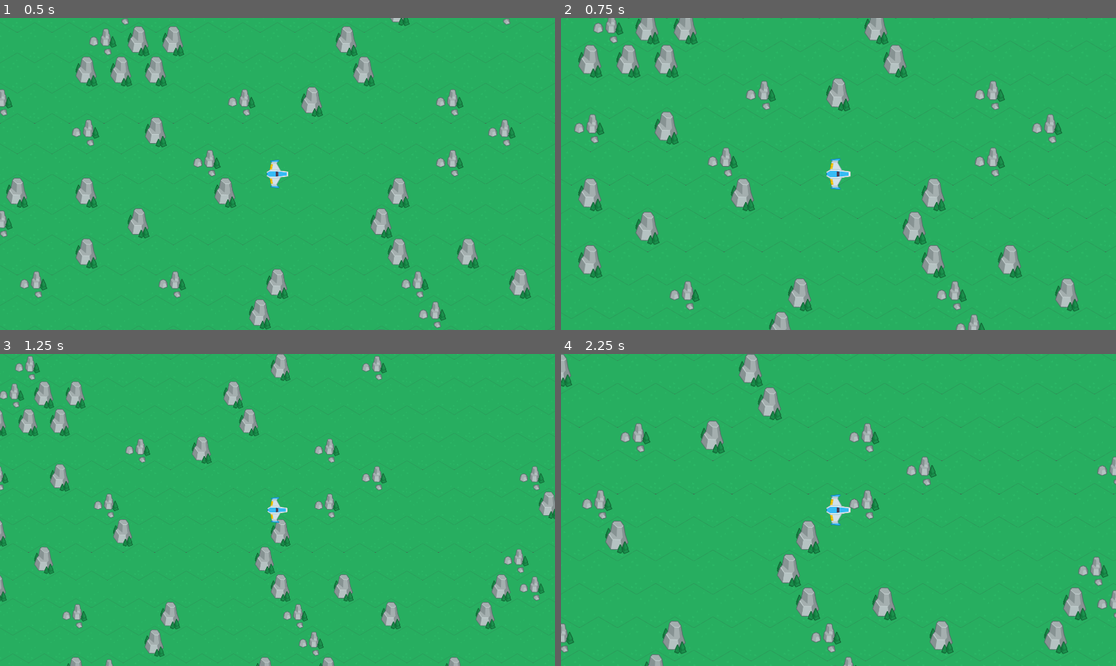
Above: before the commit, frames 1-4 (two rows, left to right).
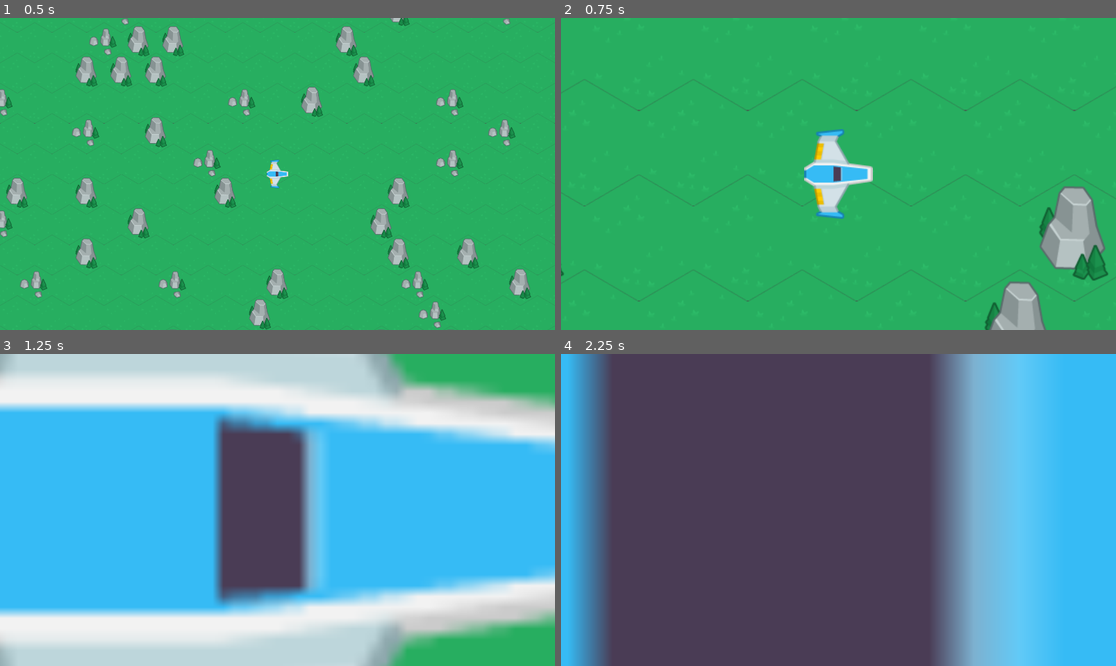
Above: after the commit, the same moments.

Repository: marleeeeeey/turret_commander
Game: Godot game, scene res://this/main.tscn
Two runs of this game, one before a commit and one after it. Both use one fixed random seed, a clock stepped at 60 frames per second and the inputs below.
Inputs (mouse positions are in pixels of both pictures, inside the frame that each line leads up to):
- Up to frame 1 (0.5 s): no input
- Up to frame 2 (0.75 s): tap Enter at 0.5 s; move the mouse to (960, 158) at 0.52 s; hold D (move_right) from 0.53 s (still down); hold Mouse wheel up (zoom_in, bound only after the commit) from 0.53 s (still down); click (960, 158) at 0.67 s
- Up to frame 3 (1.25 s): keep holding D (move_right); keep holding Mouse wheel up (zoom_in, bound only after the commit); tap Mouse wheel down (zoom_out, bound only after the commit) at 0.8 s
- Up to frame 4 (2.25 s): move the mouse to (727, 525) at 1.27 s; release D (move_right) at 1.28 s; release Mouse wheel up (zoom_in, bound only after the commit) at 1.28 s; hold S (move_down) 1.28-2.03 s; tap Mouse wheel down (zoom_out, bound only after the commit) at 1.35 s; click (727, 525) at 1.42 s; tap Mouse wheel up (zoom_in, bound only after the commit) at 1.55 s; tap Space at 2 s; move the mouse to (894, 441) at 2.02 s; hold D (move_right) from 2.03 s (still down); hold Mouse wheel up (zoom_in, bound only after the commit) from 2.03 s (still down); click (894, 441) at 2.17 s

Frame 1 is identical in both runs. In frame 2, 14% of the frame differs, in the area x 0-100%, y 0-100%; in frame 3, 94%; in frame 4, 100%.

Commit message:
Add zoom_in, zoom_out actions from controller.

Diff:
--- a/common/scene_enemy/enemy.tscn
+++ b/common/scene_enemy/enemy.tscn
@@ -8,6 +8,7 @@
 
 [node name="Enemy" type="CharacterBody2D"]
 script = ExtResource("1_ucxcd")
+speed = 700.0
 
 [node name="Sprite2D" type="Sprite2D" parent="."]
 modulate = Color(1, 0.05, 0.05, 1)
--- a/common/scene_spaceship/camera_2d.gd
+++ b/common/scene_spaceship/camera_2d.gd
@@ -2,13 +2,10 @@
 
 @export var zoom_speed = 1.1
 
-func _input(event: InputEvent) -> void:
-	var event_mouse_button = event as InputEventMouseButton
-	if not event_mouse_button:
-		return
 
-	if event_mouse_button.button_index == MOUSE_BUTTON_WHEEL_DOWN:
+func _process(delta: float) -> void:
+	if Input.is_action_pressed("zoom_in"):
+		zoom *= zoom_speed
+
+	if Input.is_action_pressed("zoom_out"):
 		zoom /= zoom_speed
-
-	if event_mouse_button.button_index == MOUSE_BUTTON_WHEEL_UP:
-		zoom *= zoom_speed
--- a/project.godot
+++ b/project.godot
@@ -50,3 +50,15 @@
 , Object(InputEventJoypadMotion,"resource_local_to_scene":false,"resource_name":"","device":-1,"axis":1,"axis_value":1.0,"script":null)
 ]
 }
+zoom_in={
+"deadzone": 0.5,
+"events": [Object(InputEventMouseButton,"resource_local_to_scene":false,"resource_name":"","device":-1,"window_id":0,"alt_pressed":false,"shift_pressed":false,"ctrl_pressed":false,"meta_pressed":false,"button_mask":8,"position":Vector2(236, 19),"global_position":Vector2(242, 81),"factor":1.0,"button_index":4,"canceled":false,"pressed":true,"double_click":false,"script":null)
+, Object(InputEventJoypadButton,"resource_local_to_scene":false,"resource_name":"","device":-1,"button_index":10,"pressure":0.0,"pressed":true,"script":null)
+]
+}
+zoom_out={
+"deadzone": 0.5,
+"events": [Object(InputEventMouseButton,"resource_local_to_scene":false,"resource_name":"","device":-1,"window_id":0,"alt_pressed":false,"shift_pressed":false,"ctrl_pressed":false,"meta_pressed":false,"button_mask":16,"position":Vector2(156, 24),"global_position":Vector2(162, 86),"factor":1.0,"button_index":5,"canceled":false,"pressed":true,"double_click":false,"script":null)
+, Object(InputEventJoypadButton,"resource_local_to_scene":false,"resource_name":"","device":-1,"button_index":9,"pressure":0.0,"pressed":true,"script":null)
+]
+}
--- a/this/main.tscn
+++ b/this/main.tscn
@@ -42,5 +42,6 @@
 layer_0/tile_data = PackedInt32Array(-983061, 327680, 1, -917525, 327680, 1, -851989, 327680, 1, -786453, 327680, 1, -7 …(27134 unchanged characters)…
 
 [node name="Spaceship" parent="NavigationRegion2D" instance=ExtResource("2_tmf0q")]
+speed = 800
 
 [connection signal="timeout" from="EnemySpawnTimer" to="." method="_on_enemy_spawn_timer_timeout"]
